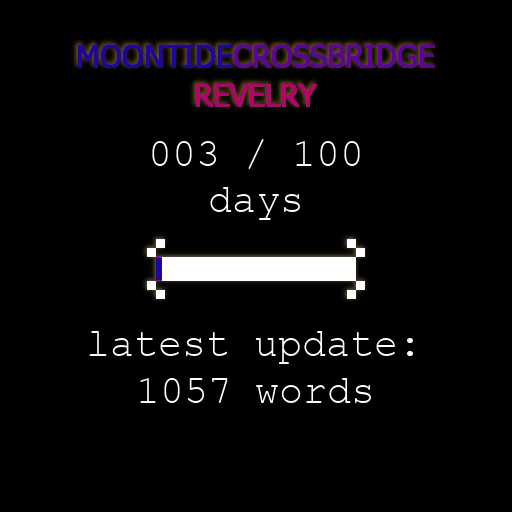
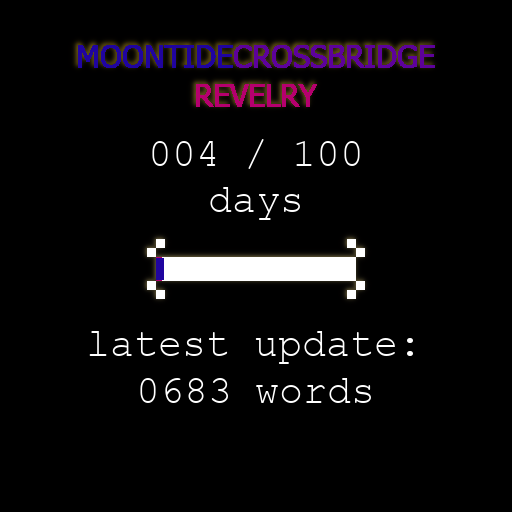
Layered file, before and after one edit (512×512). Changes by layer:
painted on "progress bar" over box(162, 258, 164, 280)
painted on "XXX / 100" over box(199, 141, 216, 166)
painted on "0000" over box(140, 378, 228, 403)
